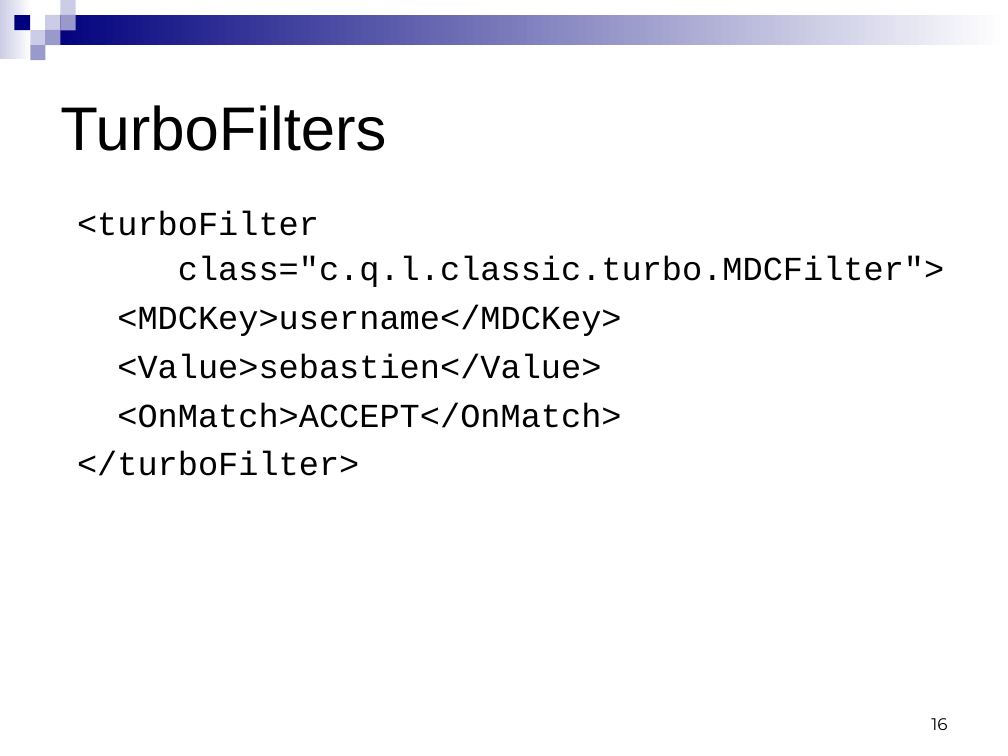
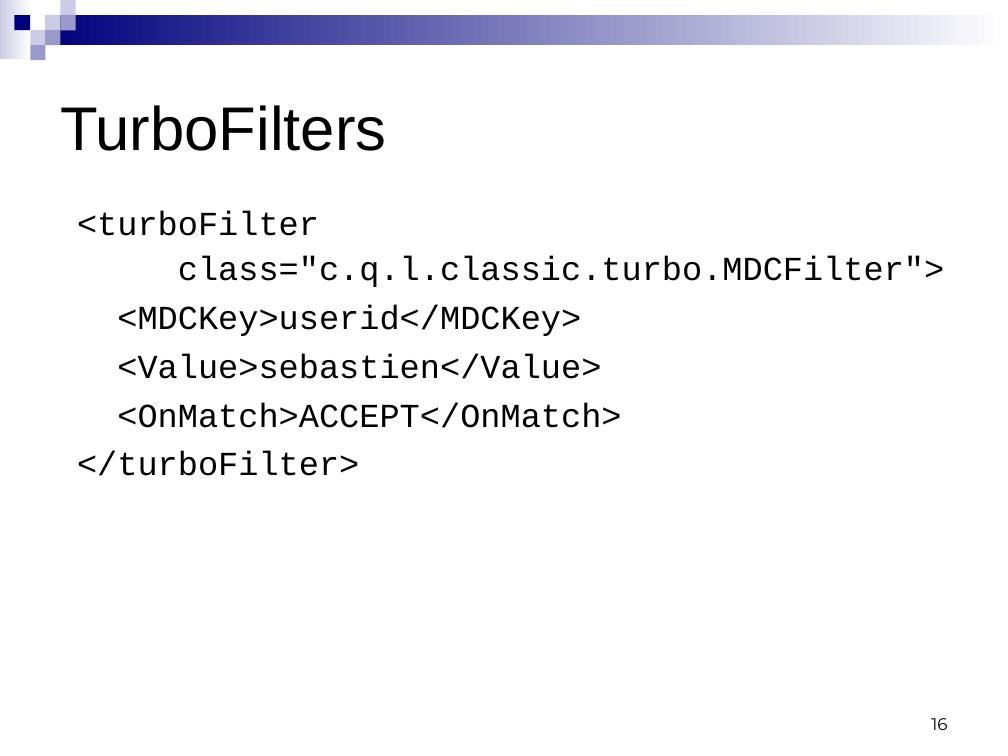
Before and after one commit to qos-ch/logback, a slide deck: slide 16 of logback-site/src/site/resources/logback.ppt. Drawn at 1008x756 pixels with LibreOffice and Linux fonts; fonts in the diff are those of the drawing. Boxes give left, top, right and bottom in pixels: in the first picture for what was removed or moved away, otherwise in the second. Text is boxed around its words. In the diff, an @@ line names an element or a change of style, - is before the commit and + after.

```diff
--- a/logback-site/src/site/resources/logback.ppt
+++ b/logback-site/src/site/resources/logback.ppt
@@ text at (x1=117, y1=305, x2=581, y2=336): text changed @@
-<MDCKey>username</MDCKey>
+<MDCKey>userid</MDCKey>
```
Also in this commit, not shown: 1 other slide changed.
